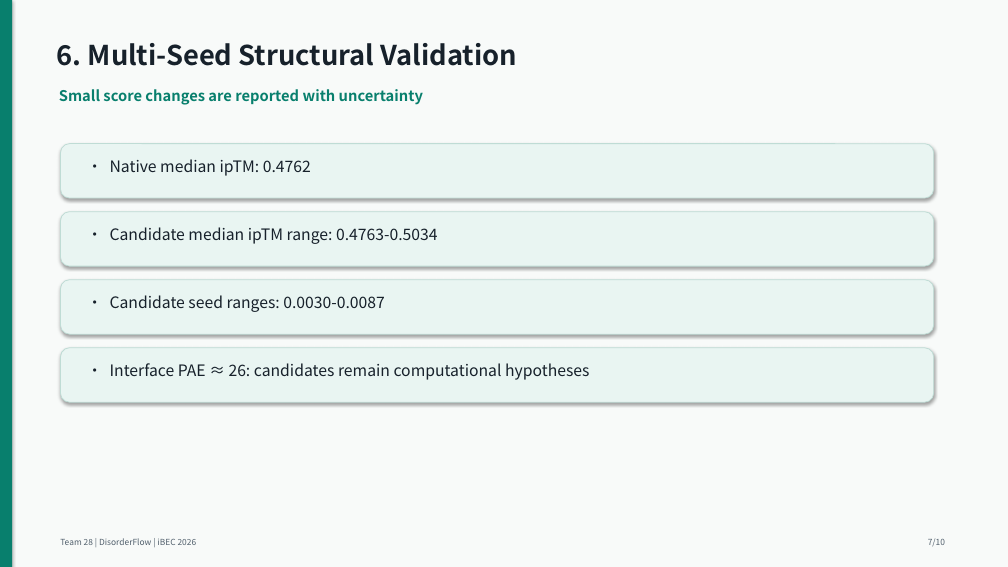
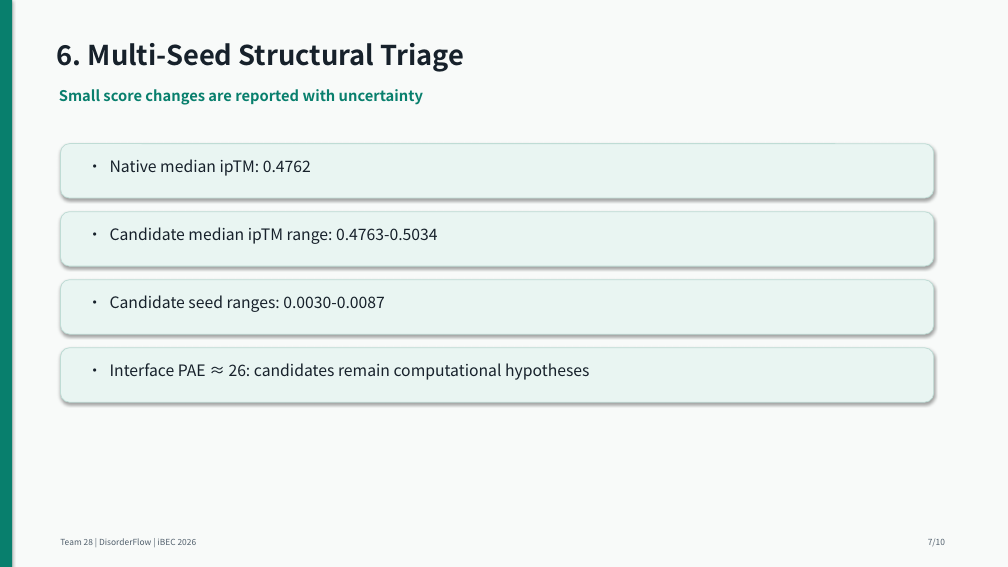
Before and after one commit to liubuing/DisorderFlow, a slide deck: slide 7 of iBEC_Submission/build_v2/AnalyzingDisorder/28-AnalyzingDisorder-TechnicalAbstract.pptx. Drawn at 1008x567 pixels with LibreOffice and Linux fonts; fonts in the diff are those of the drawing. Boxes give left, top, right and bottom in pixels: in the first picture for what was removed or moved away, otherwise in the second. Text is boxed around its words. In the diff, an @@ line names an element or a change of style, - is before the commit and + after.

Commit message:
docs: iBEC v2 package rebuild — structural-triage wording + self-verification tooling
- Report wording tightened: AF2/PRODIGY described as structural triage (not
  validation), candidate counts explicitly include native control, E1 phrased
  without an isolated disorder-conditioning effect
- Dual-protocol candidate-interface results intentionally excluded from claims
  (deployment gate not passed; development-only per contract)
- Add package self-verification (VERIFY_PACKAGE.py, verify_ibec_package.py),
  REPRODUCIBILITY_V2.md, ECLS evidence manifest and CAID3 external analysis
- Rebuilt AnalyzingDisorder.zip (1.704 MB, deadline 2026-09-30)

```diff
--- a/iBEC_Submission/build_v2/AnalyzingDisorder/28-AnalyzingDisorder-TechnicalAbstract.pptx
+++ b/iBEC_Submission/build_v2/AnalyzingDisorder/28-AnalyzingDisorder-TechnicalAbstract.pptx
@@ text at (57,43,465,72): text changed @@
-6. Multi-Seed Structural Validation
+6. Multi-Seed Structural Triage
```
Also in this commit, not shown: 4 other slides changed, 19 other files.
